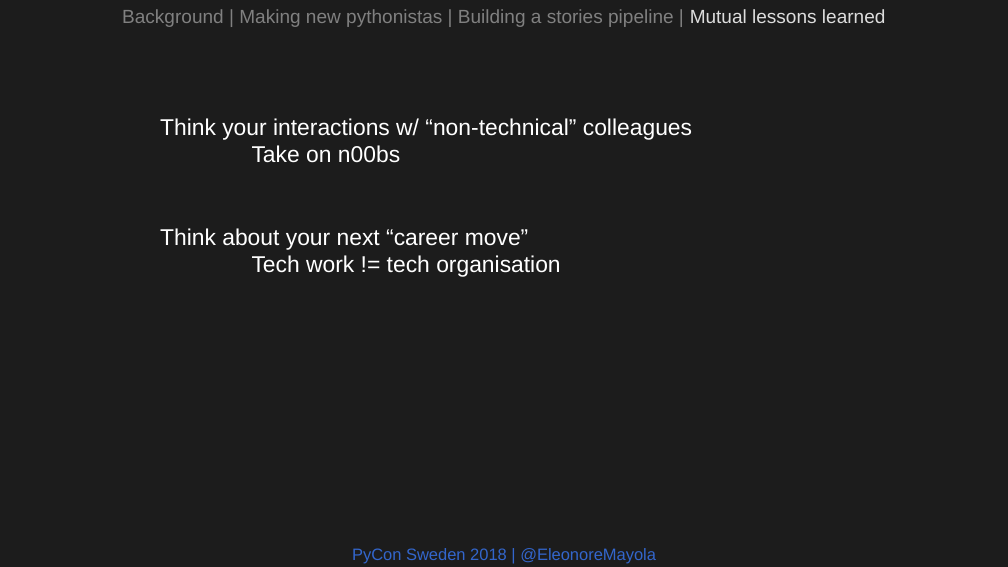
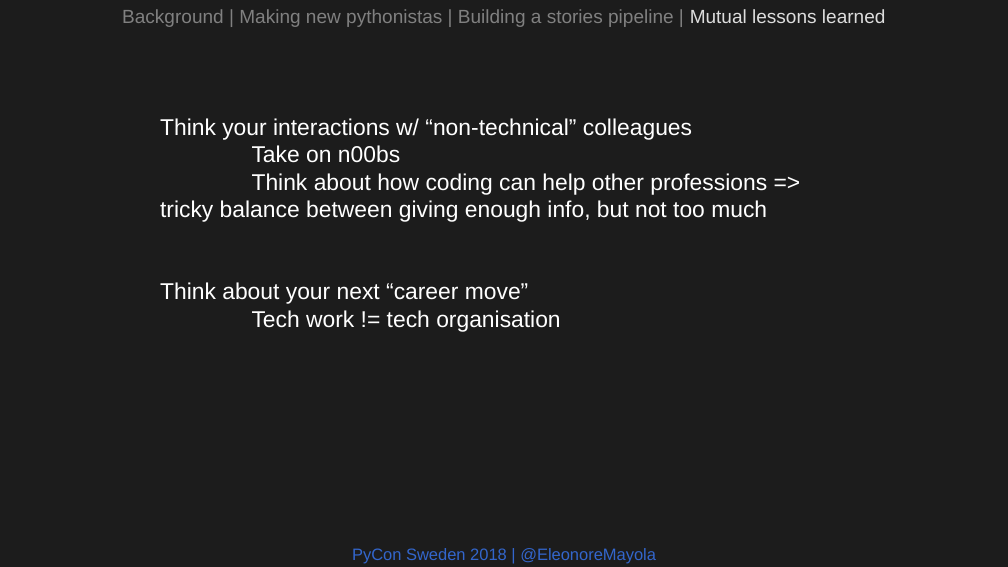
Before and after one commit to Eleonore9/-pyconse18, a slide deck: slide 22 of pyconse2018.odp. Drawn at 1008x567 pixels with LibreOffice and Linux fonts; fonts in the diff are those of the drawing. Boxes give left, top, right and bottom in pixels: in the first picture for what was removed or moved away, otherwise in the second. Text is boxed around its words. In the diff, an @@ line names an element or a change of style, - is before the commit and + after.

```diff
--- a/pyconse2018.odp
+++ b/pyconse2018.odp
@@ text at <box>160,173,767,222</box>: paragraph added @@
+Think about how coding can help other professions => tricky balance between giving enough info, but not too much
```
Also in this commit, not shown: 3 other slides changed.
